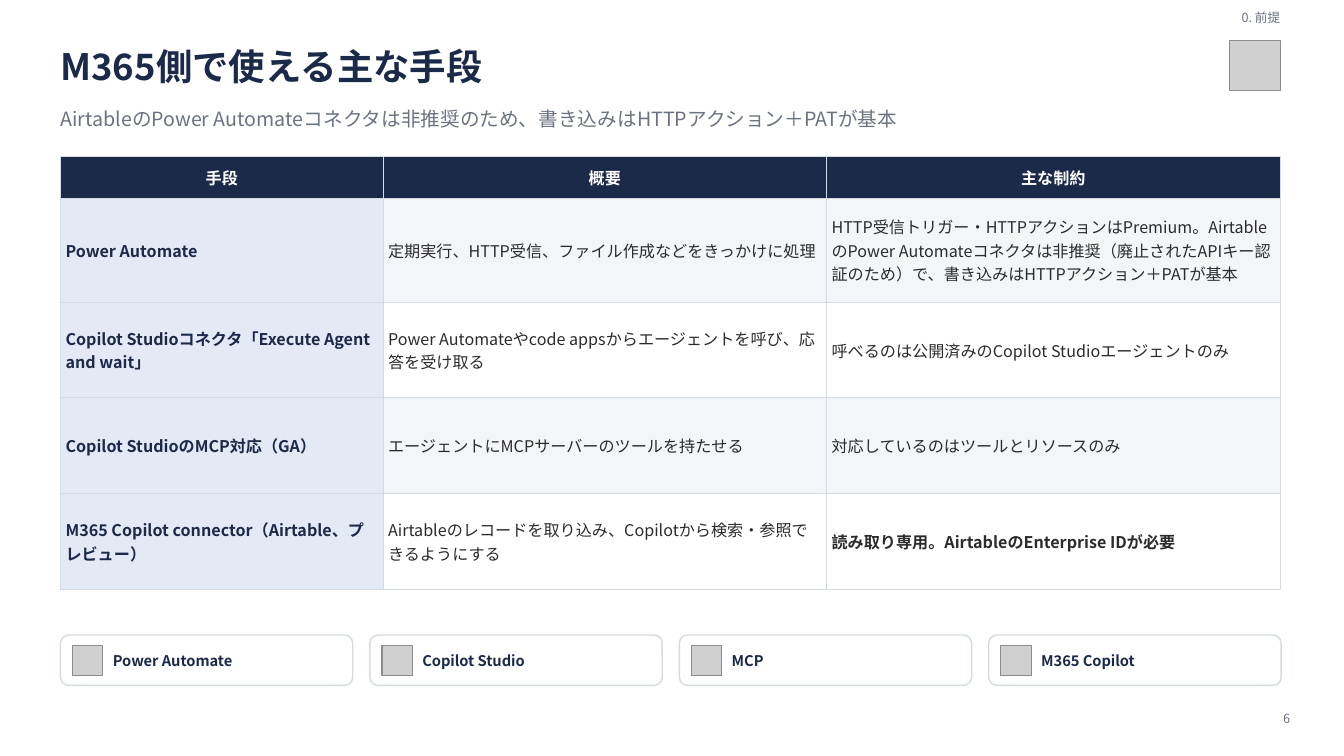
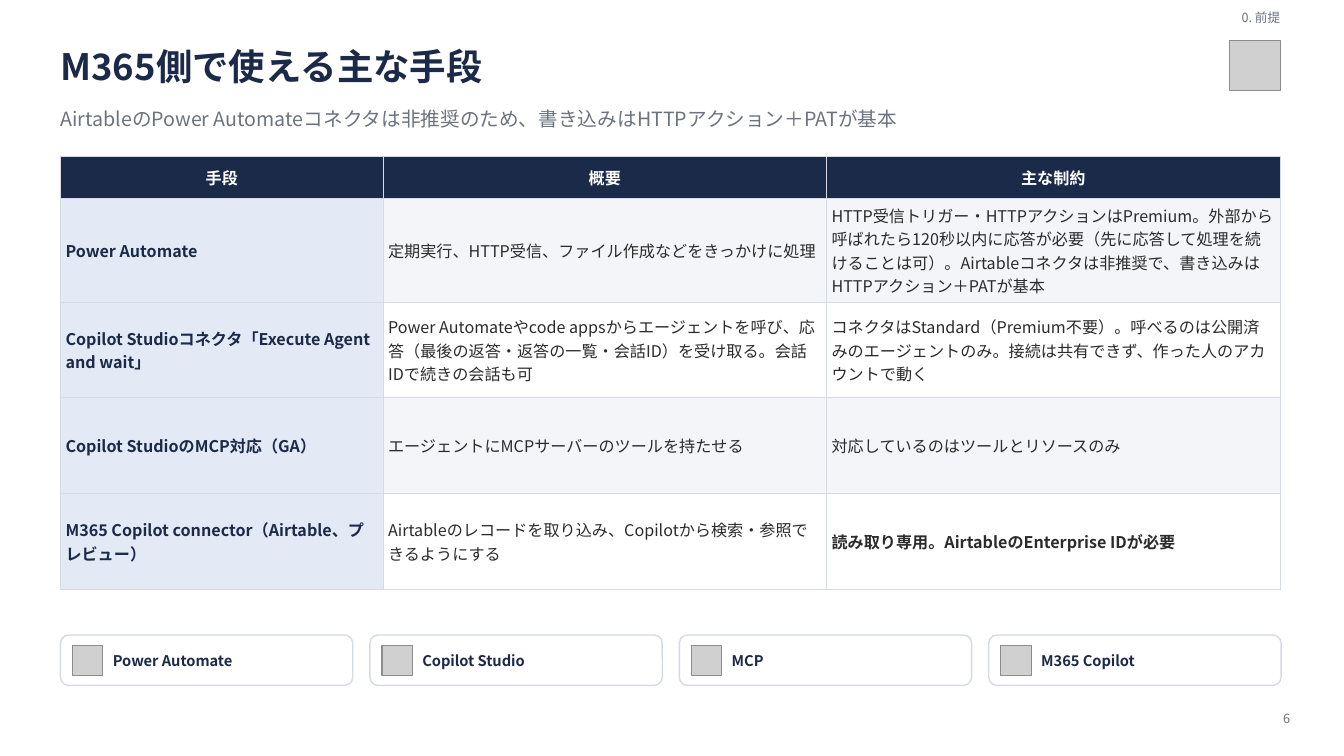
Before and after one commit to audeoinc/share, a slide deck: slide 6 of agent/docs/Airtable×Copilotエージェント連携方式の調査.pptx. Drawn at 1344x756 pixels with LibreOffice and Linux fonts; fonts in the diff are those of the drawing; grey boxes stand for pictures. Boxes give left, top, right and bottom in pixels: in the first picture for what was removed or moved away, otherwise in the second. Text is boxed around its words. In the diff, an @@ line names an element or a change of style, - is before the commit and + after.

```diff
--- a/agent/docs/Airtable×Copilotエージェント連携方式の調査.pptx
+++ b/agent/docs/Airtable×Copilotエージェント連携方式の調査.pptx
@@ table at [60, 156, 1280, 566] @@
-row 2, column 3: HTTP受信トリガー・HTTPアクションはPremium。AirtableのPower Automateコネクタは非推奨（廃止されたAPIキー認証のため）で、書き込みはHTTPアクション＋PATが基本
+row 2, column 3: HTTP受信トリガー・HTTPアクションはPremium。外部から呼ばれたら120秒以内に応答が必要（先に応答して処理を続けることは可）。Airtableコネクタは非推奨で、書き込みはHTTPアクション＋PATが基本
-row 3, column 2: Power Automateやcode appsからエージェントを呼び、応答を受け取る
+row 3, column 2: Power Automateやcode appsからエージェントを呼び、応答（最後の返答・返答の一覧・会話ID）を受け取る。会話IDで続きの会話も可
-row 3, column 3: 呼べるのは公開済みのCopilot Studioエージェントのみ
+row 3, column 3: コネクタはStandard（Premium不要）。呼べるのは公開済みのエージェントのみ。接続は共有できず、作った人のアカウントで動く
```
Also in this commit, not shown: 13 other slides changed, 2 other files.
